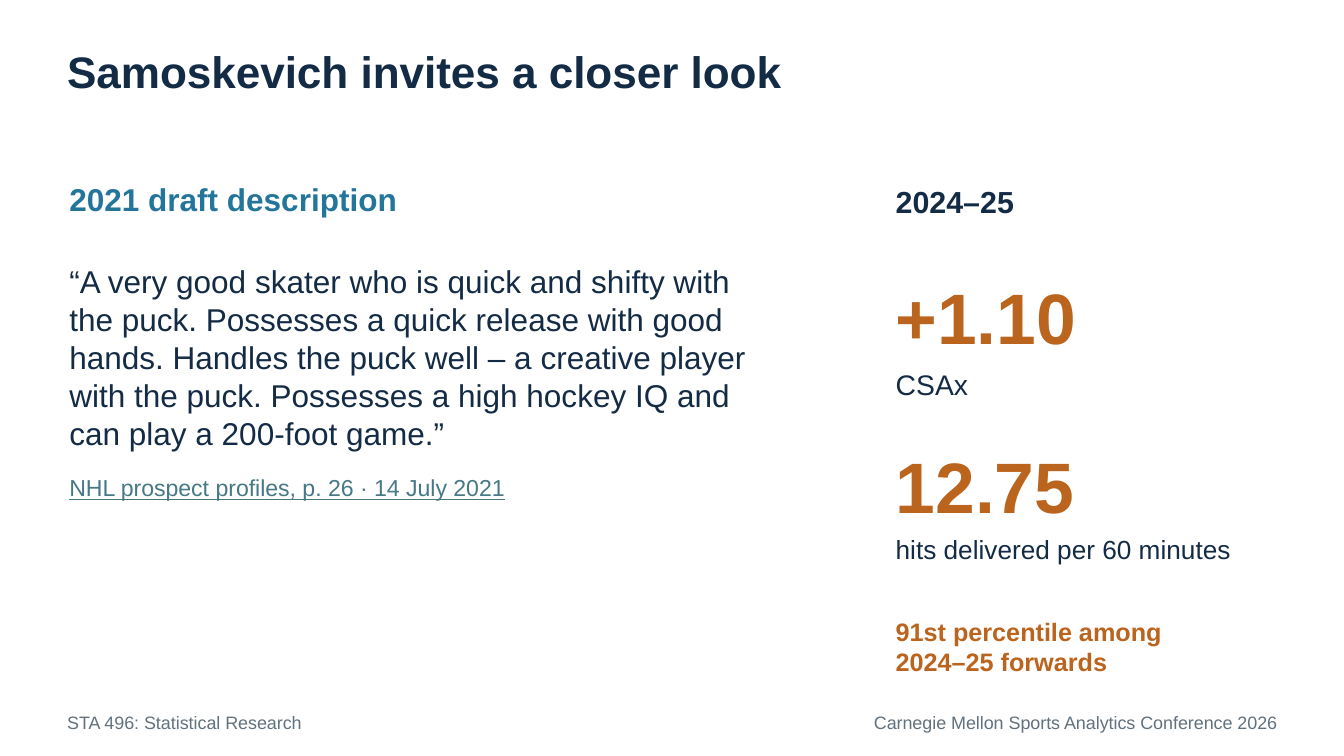
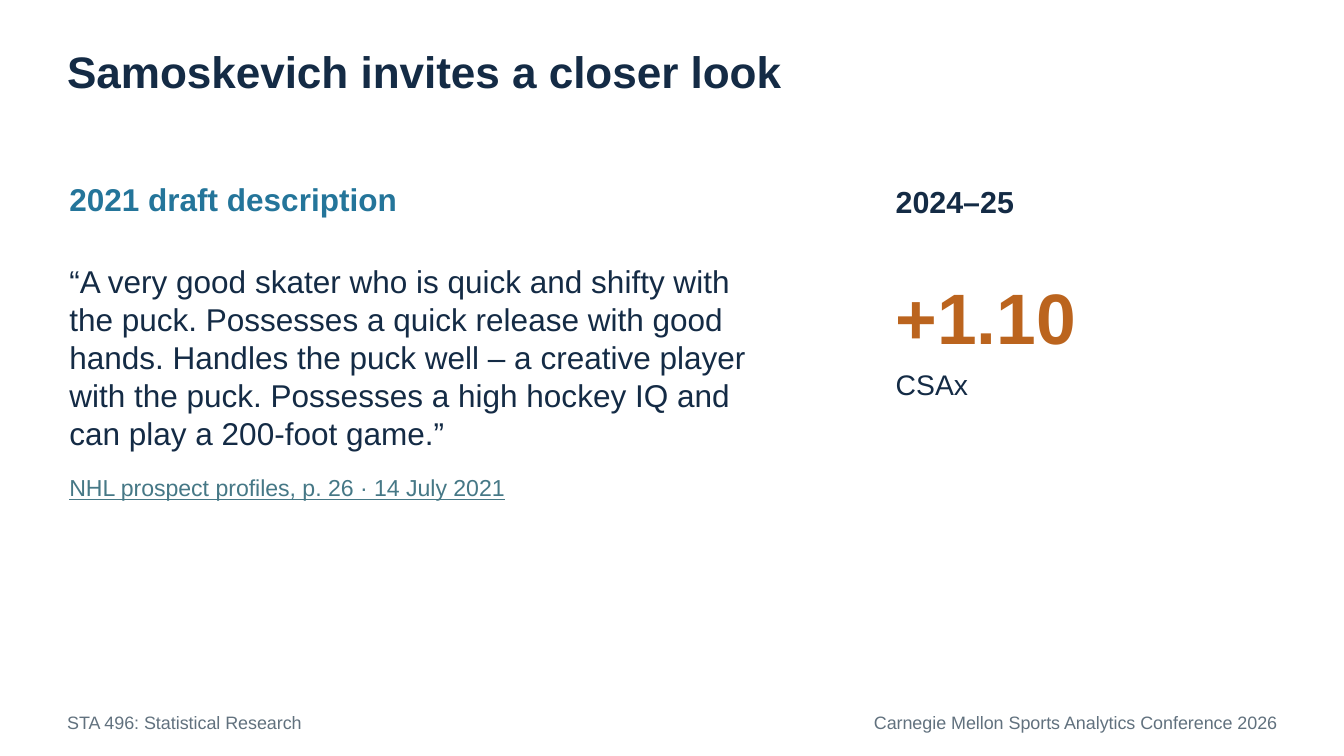
Before and after one commit to RentoSaijo/CSAx_STA496, a slide deck: slide 32 of reports/presentation.pptx. Drawn at 1344x756 pixels with LibreOffice and Linux fonts; fonts in the diff are those of the drawing. Boxes give left, top, right and bottom in pixels: in the first picture for what was removed or moved away, otherwise in the second. Text is boxed around its words. In the diff, an @@ line names an element or a change of style, - is before the commit and + after.

```diff
--- a/reports/presentation.pptx
+++ b/reports/presentation.pptx
@@ text removed at (896, 463, 1075, 514) @@
-12.75
@@ text removed at (896, 540, 1231, 565) @@
-hits delivered per 60 minutes
@@ text removed at (896, 622, 1162, 672) @@
-91st percentile among
-2024–25 forwards
```
Also in this commit, not shown: 10 other slides changed.
